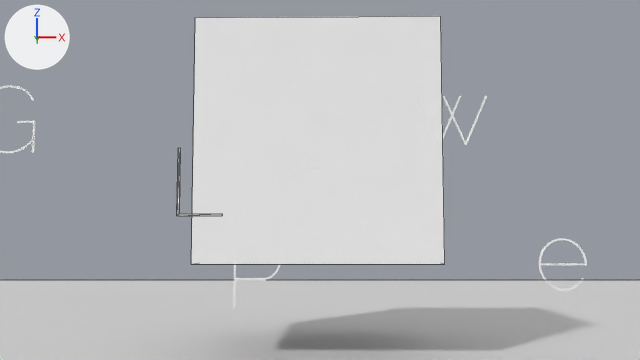
Before and after pictures for a commit that changed the Blender file src/demo/blend-files/demo.blend.
Camera for both pictures: the file's camera 'Camera'. Every picture has the same lights, and +X, +Y and +Z are marked at upper left. Mesh edges are drawn as thin lines on the coarser meshes.

In view in the first picture: 'Cube', 'Ground', 'T2', 'T3'.
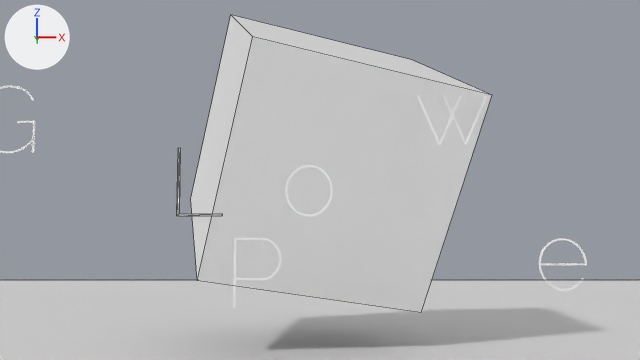
Patch to the scene script:
```diff
--- a/src/demo/blend-files/demo.blend.py
+++ b/src/demo/blend-files/demo.blend.py
@@ ob_cube @@
 ob_cube.location = (0.0, 3.79, 2.68)
-ob_cube.rotation_euler = (0.0000485, -0.000113, -0.0189)  # degrees (0, 0, -1.1)
+ob_cube.rotation_euler = (0.171, -0.398, -4.491)  # degrees (10, -23, -257)
 ob_cube.scale = (1.51, 1.51, 1.51)
```

Changed parts and their boxes [x1, y1, x2, y2] in the pictures (640 x 360 px):
'Cube', turned
    before: [191, 16, 445, 264]
    after: [191, 15, 492, 313]
